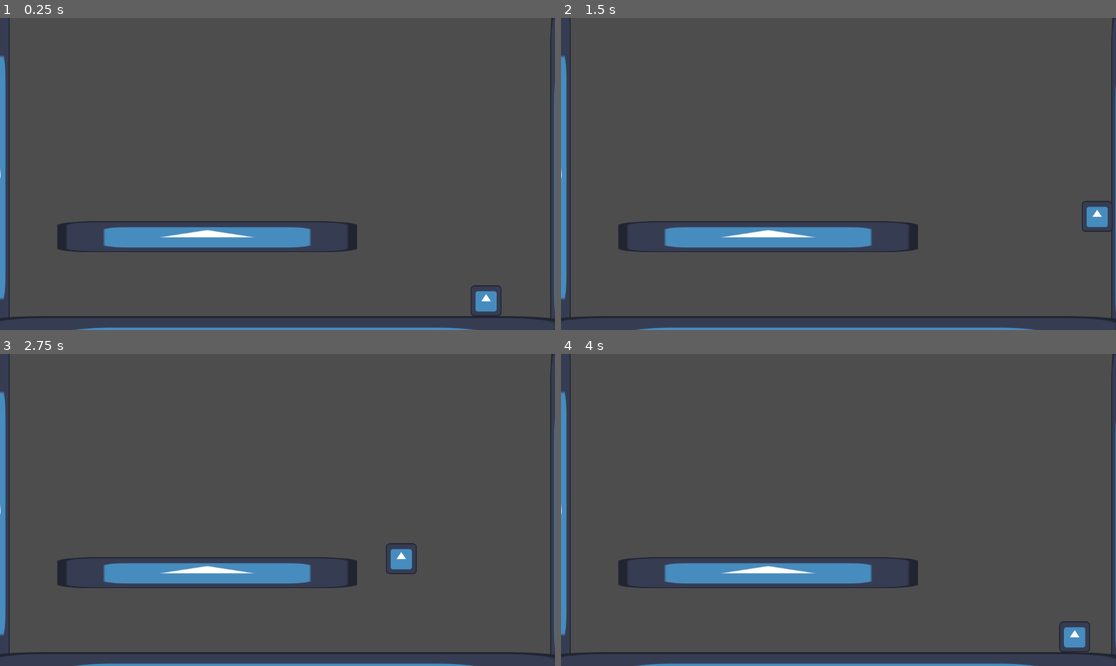
Above: before the commit, frames 1-4 (two rows, left to right).
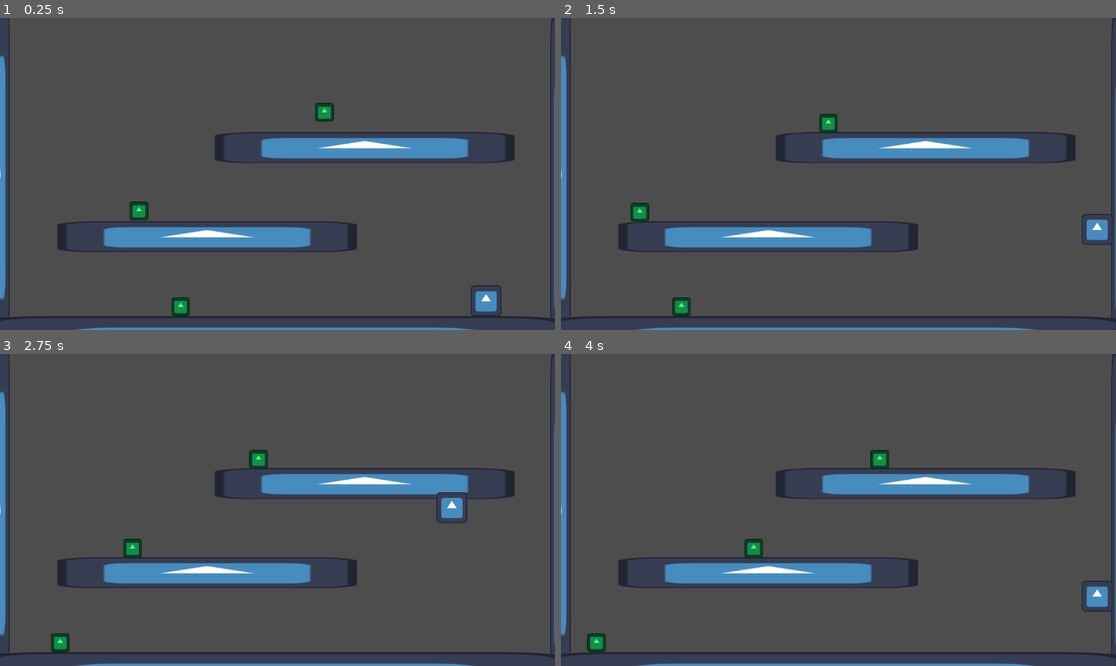
Above: after the commit, the same moments.

Repository: LordPapin/actividad_4
Game: Godot game, scene res://scenas/niveles/nivel.tscn
Two runs of this game, one before a commit and one after it. Both use one fixed random seed, a clock stepped at 60 frames per second and the inputs below. The project has no main scene, so this scene is started directly. The engine's default icon, where the game draws it, is replaced by a stand-in: a white triangle on a blue panel in a dark square.
Inputs:
- Up to frame 1 (0.25 s): no input
- Up to frame 2 (1.5 s): tap Enter (ui_accept) at 0.5, 0.77, 0.8, 1.07, 1.35 s; hold Shift (run) 0.53-1.28 s; hold Right (ui_right) from 0.53 s (still down)
- Up to frame 3 (2.75 s): tap Enter (ui_accept) at 1.52, 1.82, 2.3 s; tap Shift (run) at 1.55 s; release Right (ui_right) at 2.03 s; hold Left (ui_left) from 2.03 s (still down); hold Shift (run) from 2.03 s (still down)
- Up to frame 4 (4 s): release Left (ui_left) at 2.78 s; release Shift (run) at 2.78 s; hold Right (ui_right) from 2.78 s (still down); tap Shift (run) at 2.85 s; tap Enter (ui_accept) at 3.02, 3.32, 3.6, 3.77 s

The runs differ from the first frame. In frame 1, 3.9% of the frame differs, in the area x 23-93%, y 27-96%; in frame 2, 4.3%; in frame 3, 4.6%; in frame 4, 4.6%, in the area x 4-100%, y 30-96%.

Commit message:
actividad 4
se implementaron los export, enemigo con movimiento de patrulla y persecucion, ademas de una state machine para ambos enemigo y jugador

Diff:
--- a/movimiento-2d/scenas/Jugador/jugador.gd
+++ b/movimiento-2d/scenas/Jugador/jugador.gd
@@ -1,41 +1,113 @@
 extends CharacterBody2D
 
-var speed_walk: float = 200.0
-var speed_run: float = 400.0
-var jump_velocity: float = -400.0
+# --- VARIABLES DEL INSPECTOR ---
+@export var speed_walk: float = 200.0
+@export var speed_run: float = 400.0
+@export var jump_velocity: float = -400.0
 
-var wall_jump_velocity: float = -350.0
-var wall_pushback: float = 500.0
-var wall_slide_gravity: float = 50.0
-var max_wall_slide_speed: float = 150.0
+@export var wall_jump_velocity: float = -350.0
+@export var wall_pushback: float = 500.0
+@export var wall_slide_gravity: float = 50.0
+@export var max_wall_slide_speed: float = 150.0
+
+#  DEFINIR LOS ESTADOS POSIBLES
+enum State { IDLE, WALK, RUN, IN_AIR, WALL_SLIDE }
+
+#  VARIABLE PARA SABER EN QUÉ ESTADO ESTAMOS (Empezamos quietos)
+var current_state = State.IDLE
+
 var gravity = ProjectSettings.get_setting("physics/2d/default_gravity")
 
-func _physics_process(delta: float) -> void:
-	if not is_on_floor():
-		if is_on_floor() and velocity.y > 0:
+func _physics_process(delta):
+	# Obtenemos el input del jugador
+	var direction = Input.get_axis("ui_left", "ui_right")
+	var is_running = Input.is_action_pressed("run")
+
+	# Aplicamos gravedad base si no estamos en el suelo y NO estamos deslizando por la pared
+	if not is_on_floor() and current_state != State.WALL_SLIDE:
+		velocity.y += gravity * delta
+
+	#  LA MÁQUINA DE ESTADOS (Evalúa el estado actual y decide qué hacer)
+	match current_state:
+
+		State.IDLE:
+			# Comportamiento: Quieto
+			velocity.x = move_toward(velocity.x, 0, speed_walk)
+
+			# Transiciones (Cambios a otros estados)
+			if direction != 0:
+				current_state = State.WALK if not is_running else State.RUN
+			if not is_on_floor():
+				current_state = State.IN_AIR
+			if Input.is_action_just_pressed("ui_accept"):
+				jump()
+
+		State.WALK:
+			# Comportamiento: Caminar
+			velocity.x = direction * speed_walk
+
+			# Transiciones
+			if direction == 0:
+				current_state = State.IDLE
+			elif is_running:
+				current_state = State.RUN
+			if not is_on_floor():
+				current_state = State.IN_AIR
+			if Input.is_action_just_pressed("ui_accept"):
+				jump()
+
+		State.RUN:
+			# Comportamiento: Correr
+			velocity.x = direction * speed_run
+
+			# Transiciones
+			if direction == 0:
+				current_state = State.IDLE
+			elif not is_running:
+				current_state = State.WALK
+			if not is_on_floor():
+				current_state = State.IN_AIR
+			if Input.is_action_just_pressed("ui_accept"):
+				jump()
+
+		State.IN_AIR:
+			# Comportamiento: Control en el aire
+			var current_air_speed = speed_run if is_running else speed_walk
+			if direction:
+				velocity.x = direction * current_air_speed
+			else:
+				velocity.x = move_toward(velocity.x, 0, current_air_speed)
+
+			# Transiciones
+			if is_on_floor():
+				current_state = State.IDLE
+			elif is_on_wall() and velocity.y > 0 and direction != 0:
+				# Solo entramos a WALL_SLIDE si empujamos contra la pared cayendo
+				current_state = State.WALL_SLIDE
+
+		State.WALL_SLIDE:
+			# Comportamiento: Deslizar por la pared
 			velocity.y += wall_slide_gravity * delta
 			velocity.y = min(velocity.y, max_wall_slide_speed)
-		else:
-			velocity.y += gravity * delta
 
-	var direction = Input.get_axis("ui_left","ui_right")
-	var current_speed = speed_walk
+			# Transiciones
+			if Input.is_action_just_pressed("ui_accept"):
+				wall_jump()
+			elif not is_on_wall() or is_on_floor() or direction == 0:
+				# Si soltamos la tecla de ir hacia la pared o tocamos suelo, salimos del estado
+				current_state = State.IN_AIR if not is_on_floor() else State.IDLE
 
-	if Input.is_action_pressed("run"):
-		current_speed = speed_run
+	#  APLICAR FÍSICAS (Al final del frame)
+	move_and_slide()
 
-	if direction:
-		velocity.x = direction * current_speed
-	else:
-		velocity.x = move_toward(velocity.x, 0, current_speed)
 
-	if Input.is_action_just_pressed("ui_accept"):
-		if is_on_floor():
-			velocity.y = jump_velocity
-		elif is_on_wall() and not is_on_floor():
-			velocity.y = wall_jump_velocity
 
-			var wall_normal = get_wall_normal()
-			velocity.x = wall_normal.x * wall_pushback
+func jump():
+	velocity.y = jump_velocity
+	current_state = State.IN_AIR # Cambiamos de estado al saltar
 
-	move_and_slide()
+func wall_jump():
+	velocity.y = wall_jump_velocity
+	var wall_normal = get_wall_normal()
+	velocity.x = wall_normal.x * wall_pushback
+	current_state = State.IN_AIR # Tras el salto en la pared, pasamos a estado aéreo
--- a/movimiento-2d/scenas/Jugador/jugador.tscn
+++ b/movimiento-2d/scenas/Jugador/jugador.tscn
@@ -6,7 +6,7 @@
 [sub_resource type="RectangleShape2D" id="RectangleShape2D_eisgh"]
 size = Vector2(124, 120)
 
-[node name="jugador" type="CharacterBody2D"]
+[node name="jugador" type="CharacterBody2D" groups=["player"]]
 script = ExtResource("1_eisgh")
 
 [node name="CollisionShape2D" type="CollisionShape2D" parent="."]
--- /dev/null
+++ b/movimiento-2d/scenas/enemigo/enemigo.gd
@@ -0,0 +1,99 @@
+extends CharacterBody2D
+
+# --- VARIABLES DEL INSPECTOR ---
+@export var speed_patrol: float = 100.0
+@export var speed_chase: float = 200.0
+@export var damage_amount: int = 1
+
+#  DEFINIR LOS ESTADOS DEL ENEMIGO
+enum State { PATROL, CHASE, ATTACK }
+var current_state = State.PATROL
+
+# Variables de control
+var gravity = ProjectSettings.get_setting("physics/2d/default_gravity")
+var direction = 1 # 1 para moverse a la derecha, -1 para la izquierda
+var player_target = null # Aquí guardaremos al jugador cuando lo veamos
+
+# Referencia al detector de bordes (precipicios)
+@onready var ledge_check = $LedgeCheck
+
+func _physics_process(delta):
+	# Aplicar gravedad siempre
+	if not is_on_floor():
+		velocity.y += gravity * delta
+
+	#  LA MÁQUINA DE ESTADOS DEL ENEMIGO
+	match current_state:
+		State.PATROL:
+			patrol_state()
+		State.CHASE:
+			chase_state()
+		State.ATTACK:
+			attack_state()
+
+	#  APLICAR FÍSICAS
+	move_and_slide()
+
+
+# --- LÓGICA DE CADA ESTADO ---
+
+func patrol_state():
+	# Si choca con una pared o el RayCast ya no toca el suelo (hay un precipicio)
+	if is_on_wall() or not ledge_check.is_colliding():
+		flip_direction() # Se da la vuelta
+
+	velocity.x = direction * speed_patrol
+
+func chase_state():
+	if player_target:
+		# Calculamos en qué dirección está el jugador respecto al enemigo
+		var dir_to_player = sign(player_target.global_position.x - global_position.x)
+
+		# Si el jugador está detrás del enemigo, se da la vuelta
+		if dir_to_player != 0 and dir_to_player != direction:
+			flip_direction()
+
+		velocity.x = direction * speed_chase
+	else:
+		# Si por alguna razón perdemos la referencia, vuelve a patrullar
+		current_state = State.PATROL
+
+func attack_state():
+	# Al atacar/hacer daño, el enemigo se detiene momentáneamente
+	velocity.x = 0
+
+
+
+# --- FUNCIONES AUXILIARES ---
+
+func flip_direction():
+	direction *= -1 # Invertimos la dirección matemática
+
+	# Movemos el detector de precipicios al otro lado
+	ledge_check.position.x *= -1
+
+	# Volteamos el dibujo del enemigo (si usas Sprite2D)
+	if has_node("Sprite2D"):
+		$Sprite2D.flip_h = direction < 0
+
+
+# --- SEÑALES DE DETECCIÓN (Conectar desde el editor) ---
+
+#  Cuando algo entra en su rango de visión
+func _on_vision_area_body_entered(body):
+	# Verificamos que sea el jugador usando "Grupos"
+	if body.is_in_group("player"):
+		player_target = body
+		current_state = State.CHASE
+
+#  Cuando el jugador sale de su rango de visión
+func _on_vision_area_body_exited(body):
+	if body == player_target:
+		player_target = null
+		current_state = State.PATROL # Lo perdió de vista, vuelve a patrullar
+
+#  Cuando toca físicamente al jugador (Daño)
+func _on_hitbox_body_entered(body):
+	if body.is_in_group("player"):
+		current_state = State.ATTACK
+		print("¡El enemigo ha tocado al jugador! Haciendo daño...")
--- /dev/null
+++ b/movimiento-2d/scenas/enemigo/enemigo.tscn
@@ -0,0 +1,43 @@
+[gd_scene load_steps=6 format=3 uid="uid://dnsmjq3kv5av2"]
+
+[ext_resource type="Script" uid="uid://c0vdwx506f67h" path="res://scenas/enemigo/enemigo.gd" id="1_8a0sv"]
+[ext_resource type="Texture2D" uid="uid://d2xthhce5ovjo" path="res://icon.svg" id="2_f58nq"]
+
+[sub_resource type="RectangleShape2D" id="RectangleShape2D_osgq3"]
+size = Vector2(117, 123)
+
+[sub_resource type="CircleShape2D" id="CircleShape2D_52fh6"]
+radius = 330.07425
+
+[sub_resource type="RectangleShape2D" id="RectangleShape2D_w8pup"]
+size = Vector2(137, 134)
+
+[node name="enemigo" type="CharacterBody2D"]
+script = ExtResource("1_8a0sv")
+
+[node name="CollisionShape2D" type="CollisionShape2D" parent="."]
+position = Vector2(-1.5, -1.5)
+shape = SubResource("RectangleShape2D_osgq3")
+
+[node name="Sprite2D" type="Sprite2D" parent="."]
+modulate = Color(0.27450982, 1, 0.40392157, 1)
+texture = ExtResource("2_f58nq")
+
+[node name="VisionArea" type="Area2D" parent="."]
+
+[node name="CollisionShape2D" type="CollisionShape2D" parent="VisionArea"]
+shape = SubResource("CircleShape2D_52fh6")
+
+[node name="Hitbox" type="Area2D" parent="."]
+
+[node name="CollisionShape2D" type="CollisionShape2D" parent="Hitbox"]
+position = Vector2(5, 1)
+shape = SubResource("RectangleShape2D_w8pup")
+
+[node name="LedgeCheck" type="RayCast2D" parent="."]
+position = Vector2(62, -2)
+target_position = Vector2(0, 78)
+
+[connection signal="body_entered" from="VisionArea" to="." method="_on_vision_area_body_entered"]
+[connection signal="body_exited" from="VisionArea" to="." method="_on_vision_area_body_exited"]
+[connection signal="body_entered" from="Hitbox" to="." method="_on_hitbox_body_entered"]
--- a/movimiento-2d/scenas/niveles/nivel.tscn
+++ b/movimiento-2d/scenas/niveles/nivel.tscn
@@ -1,8 +1,9 @@
-[gd_scene load_steps=4 format=3 uid="uid://cytytb0jxjv42"]
+[gd_scene load_steps=5 format=3 uid="uid://cytytb0jxjv42"]
 
 [ext_resource type="PackedScene" uid="uid://bu3yp4via1qwd" path="res://scenas/suelo y pared/pared.tscn" id="1_u1r24"]
 [ext_resource type="PackedScene" uid="uid://mk0jh2e6sy0v" path="res://scenas/suelo y pared/suelo.tscn" id="2_5mhqv"]
 [ext_resource type="PackedScene" uid="uid://bhoeii7gu88nq" path="res://scenas/Jugador/jugador.tscn" id="3_n0wb4"]
+[ext_resource type="PackedScene" uid="uid://dnsmjq3kv5av2" path="res://scenas/enemigo/enemigo.tscn" id="4_5mhqv"]
 
 [node name="Nivel" type="Node2D"]
 
@@ -17,6 +18,22 @@
 position = Vector2(145, 113)
 scale = Vector2(0.5, 0.5)
 
+[node name="suelo3" parent="." instance=ExtResource("2_5mhqv")]
+position = Vector2(472, -72)
+scale = Vector2(0.5, 0.5)
+
 [node name="jugador" parent="." instance=ExtResource("3_n0wb4")]
 position = Vector2(1009, 569)
 scale = Vector2(0.5, 0.5)
+
+[node name="enemigo" parent="." instance=ExtResource("4_5mhqv")]
+position = Vector2(290, 368)
+scale = Vector2(0.3, 0.3)
+
+[node name="enemigo2" parent="." instance=ExtResource("4_5mhqv")]
+position = Vector2(390, 588)
+scale = Vector2(0.3, 0.3)
+
+[node name="enemigo3" parent="." instance=ExtResource("4_5mhqv")]
+position = Vector2(675, 163)
+scale = Vector2(0.3, 0.3)
Not shown, added: movimiento-2d/scenas/enemigo/enemigo.gd.uid
